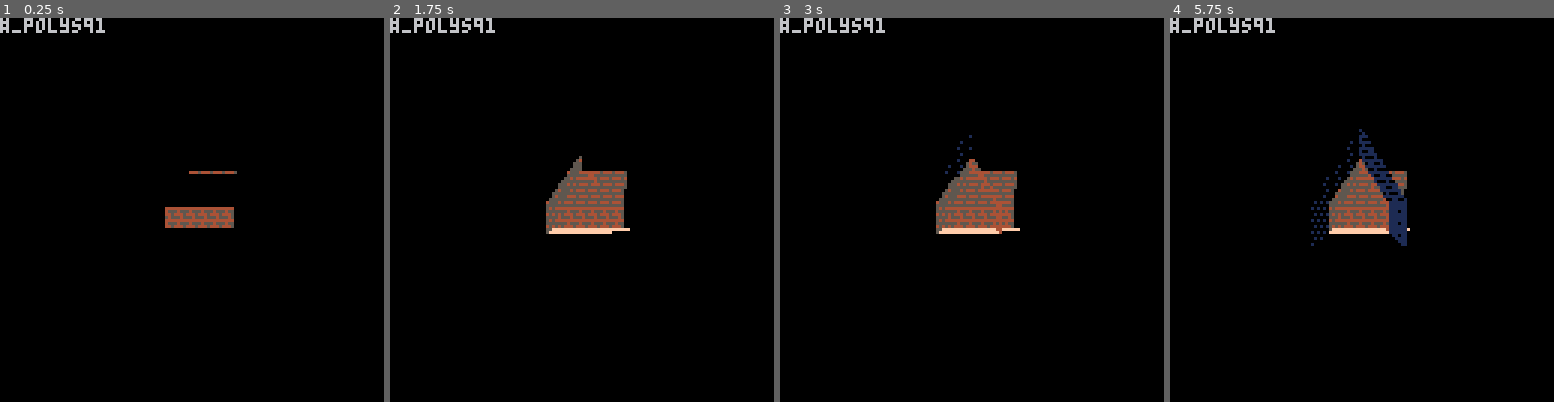
Above: before the commit, frames 1-4 (left to right).
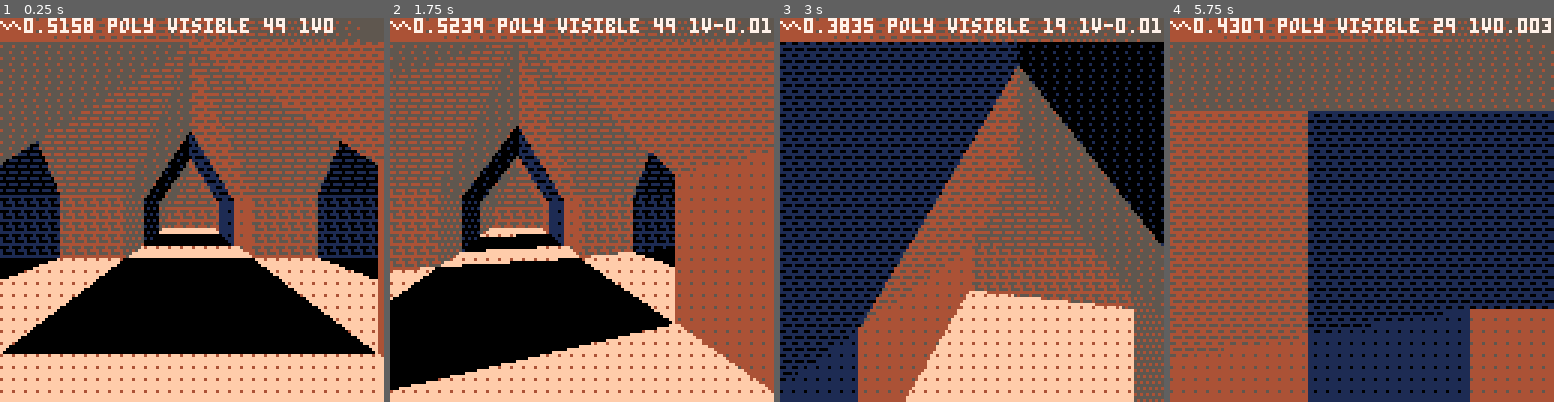
Above: after the commit, the same moments.

Repository: yourykiki/pico8
Game: PICO-8 cartridge temple.p8
Two runs of this game, one before a commit and one after it. Both use one fixed random seed, a clock stepped at 60 frames per second and the inputs below.
Inputs:
- Up to frame 1 (0.25 s): no input
- Up to frame 2 (1.75 s): hold Right from 1.6 s (still down)
- Up to frame 3 (3 s): release Right at 2.1 s; hold Up 2.15-2.42 s; hold Right from 2.47 s (still down)
- Up to frame 4 (5.75 s): release Right at 3.03 s; hold Left 3.08-3.58 s; hold Down 3.63-3.97 s; hold Right 4.02-4.68 s; hold Up 4.73-5.03 s; hold Left 5.08-5.68 s; hold Down from 5.73 s (still down)

The runs differ from the first frame. In frame 1, 76% of the frame differs, in the area x 0-100%, y 0-100%; in frame 2, 78%; in frame 3, 77%; in frame 4, 89%.

Commit message:
fixing cleaned polyfill perf

Diff:
--- a/temple.p8
+++ b/temple.p8
@@ -476,6 +476,7 @@
 
 -- @fred72 polytex->polyfill
 function polyfill_(v,c)
+ color(c)
  local p0,nodes=v[#v],{}
  local x0,y0=p0[1],p0[2]
  for i=1,#v do
@@ -483,27 +484,23 @@
   local x1,y1=p1[1],p1[2]
   local _x1,_y1=x1,y1
   if(y0>y1) x0,y0,x1,y1=x1,y1,x0,y0
-  local dy=y1-y0
-  local dx=(x1-x0)/dy
+  local dx=(x1-x0)/(y1-y0)
   if(y0<0) x0-=y0*dx y0=0
   local cy0=ceil(y0)
   -- sub-pix shift
-  local sy=cy0-y0
-  x0+=sy*dx
+  x0+=(cy0-y0)*dx
 
   for y=cy0,min(ceil(y1)-1,127) do
    local x=nodes[y]
    if x then
     -- rectfill(x[1],y,x0,y,7)
     -- backup current edge values
-    local a,b=x,x0
-    if(a>b) a,b=b,a
-
-    local x0,x1=
-     ceil(a),min(ceil(b)-1,127)
-    if x0<=x1 then
-     rectfill(x0,y,x1,y,c)
-    end
+    --local a,b=x,x0
+    --if(a>b) a,b=b,a
+
+    --local x0,x1=
+    -- ceil(a),min(ceil(b)-1,127)
+     rectfill(x,y,x0,y)
    else
     nodes[y]=x0
    end
@@ -527,7 +524,7 @@
 		if(y0>y1) x1=x0 y1=y0 x0=_x1 y0=_y1
 		-- exact slope
 		local dx=(x1-x0)/(y1-y0)
-		if(y0<-64) x0-=(y0+64)*dx y0=-64
+		if(y0<0) x0-=(y0+128)*dx y0=0
 		-- subpixel shifting (after clipping)
 		local cy0=ceil(y0)--y0\1+1
 		x0+=(cy0-y0)*dx
@@ -535,7 +532,7 @@
 			local x=nodes[y]
 			if x then
 				rectfill(x,y,x0,y)
-				flip()
+--				flip()
 			else
 				nodes[y]=x0
 			end
